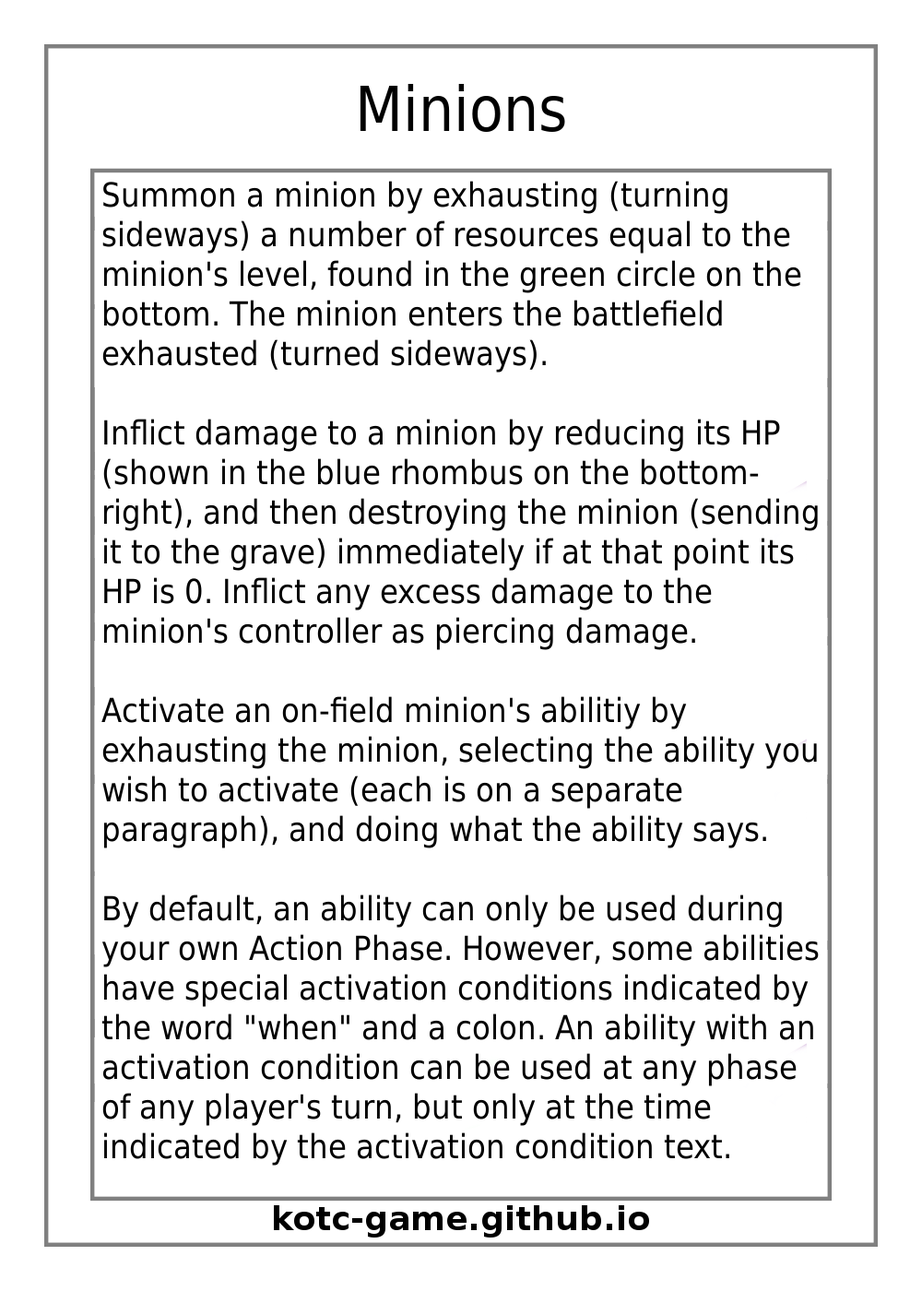
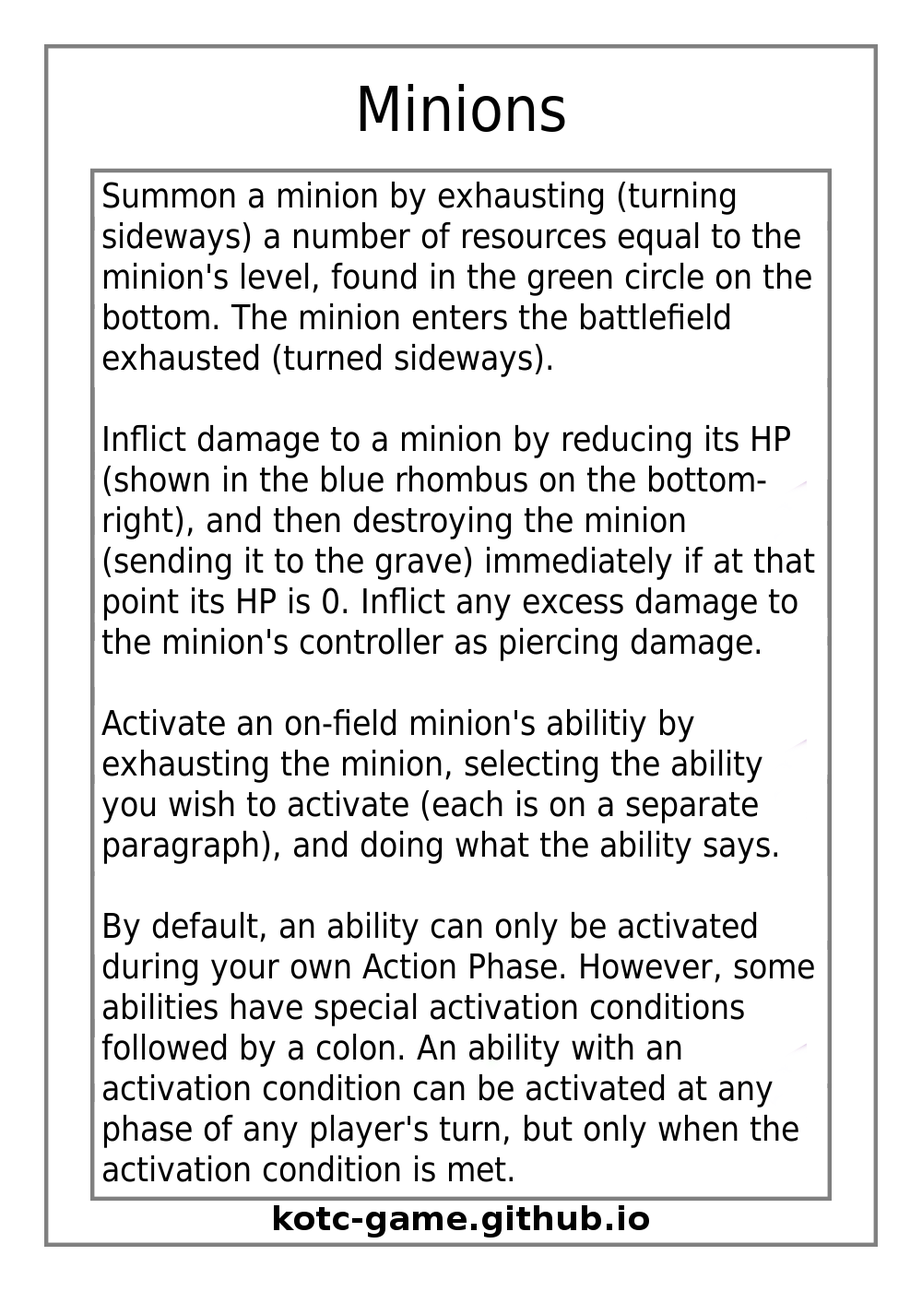
The second 922x1291 image is a revision of the first. Changes to its layers:
painted on "Effect Text" over [101, 180, 820, 1183]
